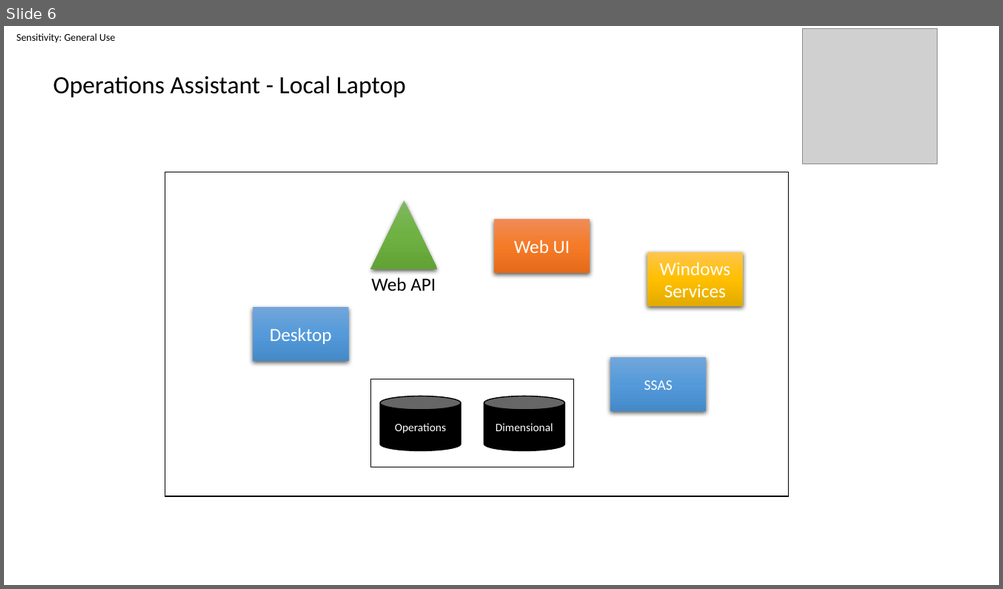
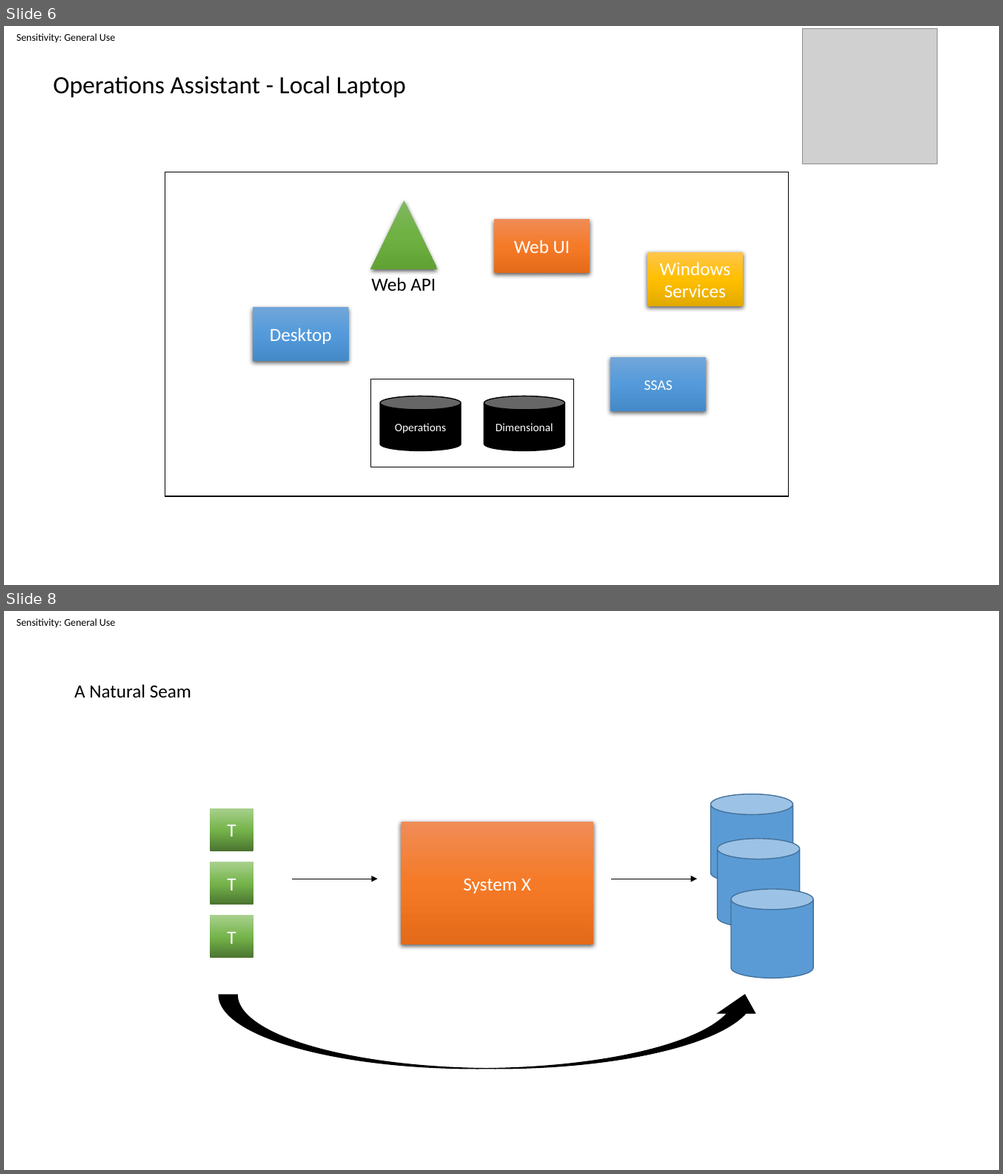
Before and after one commit to linus123/linus123.github.io, a slide deck: src/TestingDeveloper/GettingStarted.pptx. Shown one above the other, each under a label of ours: slide 6 before the commit, slides 6 and 8 after it; the slides between them are not shown. The pictures are 1003x589 and 1003x1174 pixels, drawn with LibreOffice and Linux fonts; fonts in the diff are those of the drawing; grey boxes stand for pictures. Boxes give left, top, right and bottom in pixels: in the first picture for what was removed or moved away, otherwise in the second. Text is boxed around its words. In the diff, an @@ line names an element or a change of style, - is before the commit and + after.

```diff
--- a/src/TestingDeveloper/GettingStarted.pptx
+++ b/src/TestingDeveloper/GettingStarted.pptx
@@ slide 8 added at [4,611,999,1170], background #FFFFFF; not listed: 1 template element that a slide beside it also shows @@
@@ text added at [74,684,191,698], 18 pt, text #000000 @@
+A Natural Seam
@@ rectangle added at [210,808,253,851], fill gradient #4B7430 to #74B349 to #A9D18E, 18 pt, text #FFFFFF @@
+T
@@ cylinder added at [711,795,793,883], fill #5B9BD5, outline #43739E 1 pt @@
@@ rectangle added at [401,822,594,945], fill gradient #F18C57 to #F67B28 to #E56C19, 18 pt, text #FFFFFF @@
+System X
@@ cylinder added at [717,839,800,927], fill #5B9BD5, outline #43739E 1 pt @@
@@ rectangle added at [210,862,253,905], fill gradient #4B7430 to #74B349 to #A9D18E, 18 pt, text #FFFFFF @@
+T
@@ arrow added from (292, 879) to (378, 879), #000000 0.5 pt @@
@@ arrow added from (612, 879) to (697, 879), #000000 0.5 pt @@
@@ cylinder added at [731,889,813,978], fill #5B9BD5, outline #43739E 1 pt @@
@@ rectangle added at [210,915,253,959], fill gradient #4B7430 to #74B349 to #A9D18E, 18 pt, text #FFFFFF @@
+T
@@ curved up arrow added at [219,995,763,1069], fill #000000, outline #000000 1 pt @@
```
Also in this commit, not shown: 3 other slides added, 7 other files.
